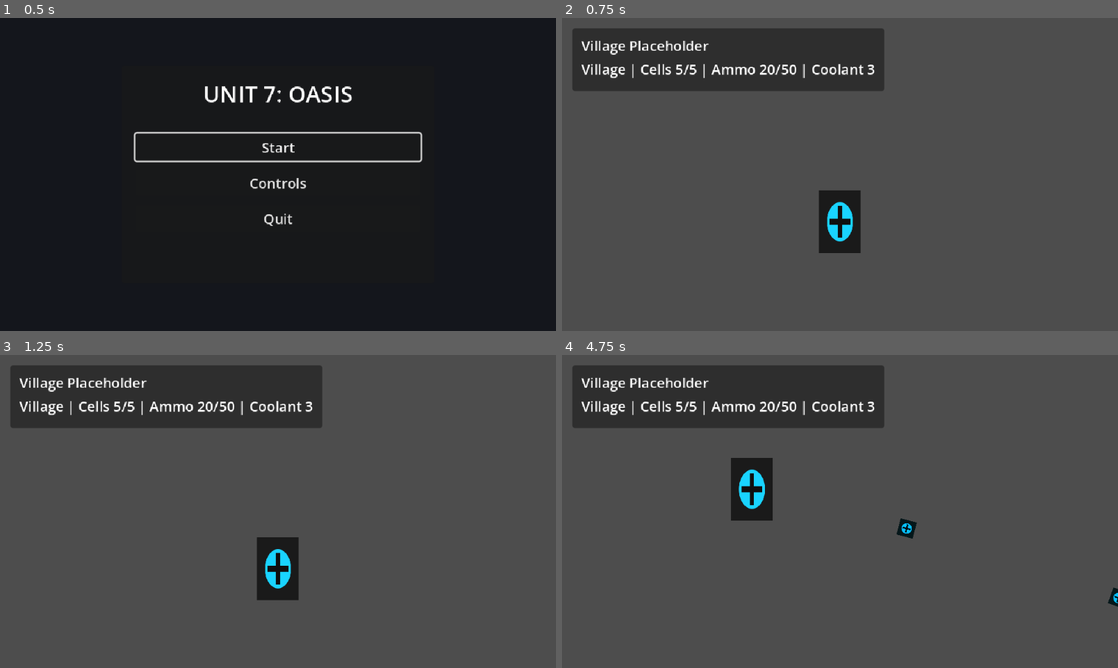
Above: before the commit, frames 1-4 (two rows, left to right).
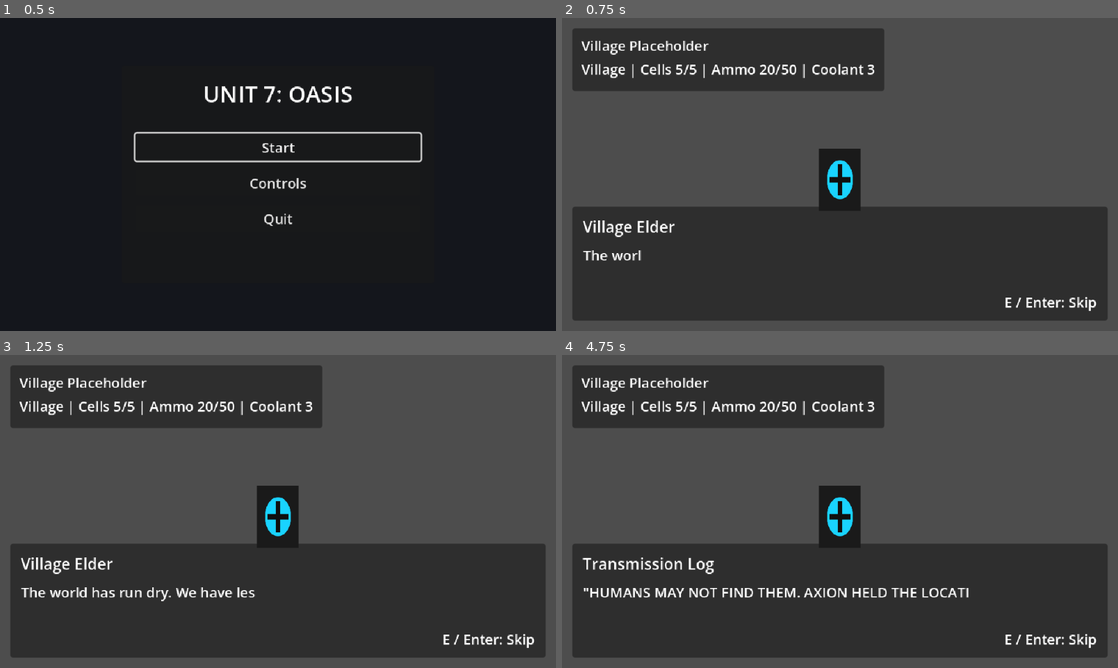
Above: after the commit, the same moments.

Repository: Barachiell/unit-7-oasis
Game: Godot game, scene res://ui/main_menu.tscn
Two runs of this game, one before a commit and one after it. Both use one fixed random seed, a clock stepped at 60 frames per second and the inputs below.
Inputs (mouse positions are in pixels of both pictures, inside the frame that each line leads up to):
- Up to frame 1 (0.5 s): no input
- Up to frame 2 (0.75 s): click "Start" at 0.5 s
- Up to frame 3 (1.25 s): no input
- Up to frame 4 (4.75 s): move the mouse to (962, 495) at 1.27 s; hold D (move_right) 1.28-2.03 s; hold E (advance_dialogue) 1.28-2.03 s; tap Shift (run) at 1.55, 2.1, 3.05, 3.6, 4.55 s; move the mouse to (728, 527) at 2.02 s; hold S (move_down) 2.03-2.78 s; tap E (advance_dialogue) at 2.3, 3.8 s; move the mouse to (895, 442) at 2.77 s; hold D (move_right) 2.78-3.53 s; hold E (advance_dialogue) 2.78-3.53 s; move the mouse to (812, 574) at 3.52 s; hold W (move_up) 3.53-4.28 s; move the mouse to (1006, 558) at 4.27 s; press the mouse at (1006, 558) at 4.28 s; hold A (move_left) from 4.28 s (still down)

Frame 1 is identical in both runs. In frame 2, 35% of the frame differs, in the area x 1-99%, y 41-97%; in frame 3, 35%; in frame 4, 38%, in the area x 1-100%, y 32-97%.

Commit message:
Block 10: add dialogue manager, intro data, and typewriter box
Co-authored-by: Copilot <223556219+Copilot@users.noreply.github.com>

Diff:
--- /dev/null
+++ b/autoload/dialogue_manager.gd
@@ -0,0 +1,81 @@
+extends Node
+
+signal dialogue_finished(dialogue_id: String)
+
+const DIALOGUE_FILE_PATH := "res://data/dialogue.json"
+const DIALOGUE_BOX_SCENE := preload("res://ui/dialogue_box.tscn")
+
+var dialogue_data: Dictionary = {}
+var current_dialogue_box: CanvasLayer
+var blocked_player: PlayerController
+var current_dialogue_id: String = ""
+
+func _ready() -> void:
+	_load_dialogue_data()
+
+func show_dialogue(dialogue_id: String, player: PlayerController = null) -> void:
+	if dialogue_id.is_empty():
+		push_error("DialogueManager.show_dialogue called with empty id.")
+		return
+	if not dialogue_data.has(dialogue_id):
+		push_error("Dialogue id '%s' does not exist in %s." % [dialogue_id, DIALOGUE_FILE_PATH])
+		return
+	if current_dialogue_box != null and is_instance_valid(current_dialogue_box):
+		push_error("Cannot start dialogue '%s' while '%s' is active." % [dialogue_id, current_dialogue_id])
+		return
+
+	var raw_pages: Variant = dialogue_data[dialogue_id]
+	if not raw_pages is Array:
+		push_error("Dialogue id '%s' must map to an array of pages." % dialogue_id)
+		return
+	var raw_pages_array: Array = raw_pages
+
+	var pages: Array[Dictionary] = []
+	for raw_page in raw_pages_array:
+		if not raw_page is Dictionary:
+			continue
+		pages.append(raw_page)
+	if pages.is_empty():
+		push_error("Dialogue id '%s' has no valid pages." % dialogue_id)
+		return
+
+	current_dialogue_id = dialogue_id
+	blocked_player = player
+	if blocked_player != null:
+		blocked_player.set_input_enabled(false)
+
+	var dialogue_box_variant := DIALOGUE_BOX_SCENE.instantiate()
+	var dialogue_box := dialogue_box_variant as CanvasLayer
+	if dialogue_box == null:
+		push_error("Failed to instantiate dialogue box scene.")
+		return
+	current_dialogue_box = dialogue_box
+	get_tree().root.add_child(current_dialogue_box)
+	current_dialogue_box.connect("dialogue_completed", Callable(self, "_on_dialogue_completed"))
+	current_dialogue_box.call("show_pages", pages)
+
+func _on_dialogue_completed() -> void:
+	if blocked_player != null:
+		blocked_player.set_input_enabled(true)
+		blocked_player = null
+
+	if current_dialogue_box != null and is_instance_valid(current_dialogue_box):
+		current_dialogue_box.queue_free()
+	current_dialogue_box = null
+
+	var finished_id: String = current_dialogue_id
+	current_dialogue_id = ""
+	dialogue_finished.emit(finished_id)
+
+func _load_dialogue_data() -> void:
+	var file := FileAccess.open(DIALOGUE_FILE_PATH, FileAccess.READ)
+	if file == null:
+		push_error("Cannot read dialogue file at %s." % DIALOGUE_FILE_PATH)
+		return
+
+	var parse: Variant = JSON.parse_string(file.get_as_text())
+	if not parse is Dictionary:
+		push_error("Dialogue file %s must contain a top-level JSON object." % DIALOGUE_FILE_PATH)
+		return
+
+	dialogue_data = parse as Dictionary
--- /dev/null
+++ b/data/dialogue.json
@@ -0,0 +1,20 @@
+{
+  "intro_transmission": [
+    {
+      "speaker": "Village Elder",
+      "text": "The world has run dry. We have less than three months of food and water left in this village."
+    },
+    {
+      "speaker": "Unit 7",
+      "text": "I intercepted hostile machine traffic. AXION's transport was struck by an asteroid. Three components were scattered."
+    },
+    {
+      "speaker": "Transmission Log",
+      "text": "\"HUMANS MAY NOT FIND THEM. AXION HELD THE LOCATION OF THE WORLD'S LAST OASIS.\""
+    },
+    {
+      "speaker": "Unit 7",
+      "text": "Objective acknowledged. Recover all three components. Directions received: NORTH, then WEST, then NORTH."
+    }
+  ]
+}
--- a/project.godot
+++ b/project.godot
@@ -18,6 +18,7 @@
 [autoload]
 
 GameManager="*res://autoload/game_manager.gd"
+DialogueManager="*res://autoload/dialogue_manager.gd"
 
 [display]
 
--- /dev/null
+++ b/scripts/ui/dialogue_box.gd
@@ -0,0 +1,70 @@
+class_name OasisDialogueBox
+extends CanvasLayer
+
+signal dialogue_completed
+
+const LETTERS_PER_SECOND := 52.0
+
+@onready var speaker_label: Label = $BottomContainer/Panel/MarginContainer/Rows/SpeakerLabel
+@onready var text_label: RichTextLabel = $BottomContainer/Panel/MarginContainer/Rows/DialogueText
+@onready var hint_label: Label = $BottomContainer/Panel/MarginContainer/Rows/HintLabel
+
+var pages: Array[Dictionary] = []
+var page_index: int = -1
+var is_typing: bool = false
+var current_tween: Tween
+
+func show_pages(dialogue_pages: Array[Dictionary]) -> void:
+	pages = dialogue_pages
+	page_index = -1
+	visible = true
+	_next_page()
+
+func _unhandled_input(event: InputEvent) -> void:
+	if not visible:
+		return
+
+	if not event.is_action_pressed("interact") and not event.is_action_pressed("advance_dialogue"):
+		return
+
+	get_viewport().set_input_as_handled()
+	if is_typing:
+		_finish_current_page()
+	else:
+		_next_page()
+
+func _next_page() -> void:
+	page_index += 1
+	if page_index >= pages.size():
+		visible = false
+		dialogue_completed.emit()
+		return
+
+	var page: Dictionary = pages[page_index]
+	speaker_label.text = str(page.get("speaker", ""))
+	text_label.text = str(page.get("text", ""))
+	text_label.visible_ratio = 0.0
+	_start_typewriter()
+
+func _start_typewriter() -> void:
+	if current_tween != null and current_tween.is_valid():
+		current_tween.kill()
+
+	var text_length: int = maxi(text_label.text.length(), 1)
+	var duration: float = maxf(float(text_length) / LETTERS_PER_SECOND, 0.1)
+	is_typing = true
+	hint_label.text = "E / Enter: Skip"
+	current_tween = create_tween()
+	current_tween.tween_property(text_label, "visible_ratio", 1.0, duration)
+	current_tween.finished.connect(_on_typewriter_finished)
+
+func _on_typewriter_finished() -> void:
+	is_typing = false
+	hint_label.text = "E / Enter: Next"
+
+func _finish_current_page() -> void:
+	if current_tween != null and current_tween.is_valid():
+		current_tween.kill()
+	text_label.visible_ratio = 1.0
+	is_typing = false
+	hint_label.text = "E / Enter: Next"
--- a/scripts/zones/village_setup.gd
+++ b/scripts/zones/village_setup.gd
@@ -8,6 +8,8 @@
 	game_manager.current_zone = scene_file_path
 	game_manager.apply_to_player(player)
 	_update_state_label()
+	await get_tree().process_frame
+	_show_intro_dialogue()
 
 func _update_state_label() -> void:
 	hud_label.text = "Village | Cells %d/%d | Ammo %d/%d | Coolant %d" % [
@@ -17,3 +19,10 @@
 		player.max_ammo,
 		player.coolant_count
 	]
+
+func _show_intro_dialogue() -> void:
+	var dialogue_manager := get_node("/root/DialogueManager")
+	if dialogue_manager == null:
+		push_error("DialogueManager autoload is missing.")
+		return
+	dialogue_manager.show_dialogue("intro_transmission", player)
--- /dev/null
+++ b/ui/dialogue_box.tscn
@@ -0,0 +1,51 @@
+[gd_scene load_steps=2 format=3 uid="uid://by6g5fjbpo0w0"]
+
+[ext_resource type="Script" path="res://scripts/ui/dialogue_box.gd" id="1_8unxg"]
+
+[node name="DialogueBox" type="CanvasLayer"]
+visible = false
+script = ExtResource("1_8unxg")
+
+[node name="BottomContainer" type="MarginContainer" parent="."]
+anchors_preset = 12
+anchor_top = 1.0
+anchor_right = 1.0
+anchor_bottom = 1.0
+offset_top = -142.0
+grow_horizontal = 2
+grow_vertical = 0
+theme_override_constants/margin_left = 12
+theme_override_constants/margin_right = 12
+theme_override_constants/margin_bottom = 12
+
+[node name="Panel" type="PanelContainer" parent="BottomContainer"]
+layout_mode = 2
+custom_minimum_size = Vector2(0, 130)
+
+[node name="MarginContainer" type="MarginContainer" parent="BottomContainer/Panel"]
+layout_mode = 2
+theme_override_constants/margin_left = 12
+theme_override_constants/margin_top = 10
+theme_override_constants/margin_right = 12
+theme_override_constants/margin_bottom = 10
+
+[node name="Rows" type="VBoxContainer" parent="BottomContainer/Panel/MarginContainer"]
+layout_mode = 2
+theme_override_constants/separation = 8
+
+[node name="SpeakerLabel" type="Label" parent="BottomContainer/Panel/MarginContainer/Rows"]
+layout_mode = 2
+theme_override_font_sizes/font_size = 18
+text = "SPEAKER"
+
+[node name="DialogueText" type="RichTextLabel" parent="BottomContainer/Panel/MarginContainer/Rows"]
+layout_mode = 2
+bbcode_enabled = false
+fit_content = true
+scroll_active = false
+text = ""
+
+[node name="HintLabel" type="Label" parent="BottomContainer/Panel/MarginContainer/Rows"]
+layout_mode = 2
+text = "E / Enter: Next"
+horizontal_alignment = 2
Not shown, added: scripts/ui/controls_screen.gd.uid
Not shown, added: scripts/ui/main_menu.gd.uid
